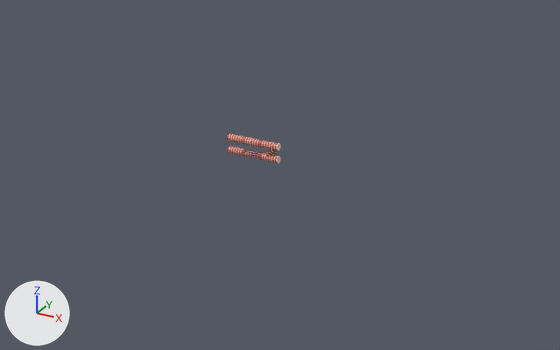
Renders of the glTF model public/models/cardiac.glb from each side of a commit.
One viewpoint serves both versions: a 50 mm camera at (42.3, -70.6, 33.5) aimed at (2.6, 1.5, -2.6). Arrows for +X, +Y and +Z are at lower left; the lights stay in place. The older version comes first. Where no turn or scale is listed for an object, it has been applied to the vertices.

Objects in the first picture: 'Cardiac muscle cells.002', 'Myofibrils' and 6 more.
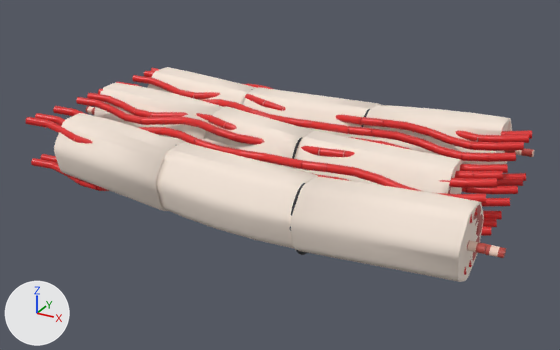
Not visible in the pictures: 'Cardiac muscle cells.010'.

Patch to the scene script:
```diff
--- a/public/models/cardiac.glb.py
+++ b/public/models/cardiac.glb.py
@@ ob_cardiac_muscle_cells_002 @@
 ob_cardiac_muscle_cells_002 = bpy.data.objects.new('Cardiac muscle cells.002', me_cardiac_muscle_cells_002)
-ob_cardiac_muscle_cells_002.location = (0.0, 0.0, 0.0)
-ob_cardiac_muscle_cells_002.scale = (1.1, 1.1, 1.1)
+ob_cardiac_muscle_cells_002.location = (-25.15, 3.28, -0.22)
+ob_cardiac_muscle_cells_002.scale = (2.44, 2.44, 2.44)
@@ ob_intercalated_discs_003 @@
 ob_intercalated_discs_003 = bpy.data.objects.new('Intercalated discs.003', me_intercalated_discs_003)
-ob_intercalated_discs_003.location = (1.1, -0.01, 1.5)
-ob_intercalated_discs_003.scale = (0.468, 0.468, 0.468)
+ob_intercalated_discs_003.location = (6.76, -0.92, -0.09)
+ob_intercalated_discs_003.scale = (3.66, 3.66, 3.66)
@@ ob_intercalated_discs_004 @@
 ob_intercalated_discs_004 = bpy.data.objects.new('Intercalated discs.004', me_intercalated_discs_004)
-ob_intercalated_discs_004.location = (-1.1, -0.01, 1.5)
-ob_intercalated_discs_004.scale = (0.468, 0.468, 0.468)
+ob_intercalated_discs_004.location = (12.47, -11.41, -0.09)
+ob_intercalated_discs_004.scale = (3.66, 3.66, 3.66)
@@ ob_myofibrils @@
-ob_myofibrils = bpy.data.objects.new('Myofibrils', me_myofibrils)
@@ ob_intercalated_discs_005 @@
+ob_intercalated_discs_005 = bpy.data.objects.new('Intercalated discs.005', me_intercalated_discs_tmp_004)  # 128 vertices, 232 faces; spans x -0.25..0.25, y -2.44..2.44, z -3.66..3.66; in mat_intercalated_disc (black #27272a)
+ob_intercalated_discs_005.location = (9.45, 11.27, -0.09)
@@ ob_endomysium @@
+ob_endomysium = bpy.data.objects.new('Endomysium', me_endomysium)  # 1937 vertices, 3955 faces; spans x -26.1..26.1, y -16.6..16.6, z -3.7..3.7; in mat_endomysium (pale yellow #f6e7da)
+ob_endomysium.location = (1.62, 2.16, -0.1)
@@ ob_cardiac_muscle_cells_014 @@
+ob_cardiac_muscle_cells_014 = bpy.data.objects.new('Cardiac muscle cells.014', me_cylinder_005)  # 215 vertices, 418 faces; spans x -2.44..2.44, y -0.42..0.42, z -0.55..0.55; in mat_cardiac_a_band (red #b4433a), mat_cardiac_i_band (beige #efcdbd)
+ob_cardiac_muscle_cells_014.location = (25.44, 16.0, -0.2)
@@ ob_cardiac_muscle_cells_013 @@
+ob_cardiac_muscle_cells_013 = bpy.data.objects.new('Cardiac muscle cells.013', me_cylinder_006)  # 218 vertices, 424 faces; spans x -2.44..2.44, y -0.54..0.54, z -0.41..0.41; in mat_cardiac_a_band (red #b4433a), mat_cardiac_i_band (beige #efcdbd)
+ob_cardiac_muscle_cells_013.location = (28.46, -9.58, 0.18)
@@ ob_cardiac_muscle_cells_012 @@
+ob_cardiac_muscle_cells_012 = bpy.data.objects.new('Cardiac muscle cells.012', me_cardiac_muscle_cells_tmp_008)  # 3413 vertices, 6998 faces; spans x -7.6..7.6, y -4.8..4.8, z -3.4..3.4; in mat_cardiac_a_band (red #b4433a), mat_cardiac_i_band (beige #efcdbd)
+ob_cardiac_muscle_cells_012.location = (17.07, 13.74, -0.09)
@@ ob_cardiac_muscle_cells_011 @@
+ob_cardiac_muscle_cells_011 = bpy.data.objects.new('Cardiac muscle cells.011', me_cardiac_muscle_cells_tmp_002)  # 3369 vertices, 6887 faces; spans x -7.6..7.6, y -4.3..4.3, z -3.4..3.4; in mat_cardiac_a_band (red #b4433a), mat_cardiac_i_band (beige #efcdbd)
+ob_cardiac_muscle_cells_011.location = (20.12, -9.61, -0.09)
@@ ob_cardiac_muscle_cells_010 @@
+ob_cardiac_muscle_cells_010 = bpy.data.objects.new('Cardiac muscle cells.010', me_cardiac_muscle_cells_tmp_005)  # 3836 vertices, 7992 faces; spans x -8.4..8.4, y -3.7..3.7, z -3.4..3.4; in mat_cardiac_a_band (red #b4433a), mat_cardiac_i_band (beige #efcdbd)
+ob_cardiac_muscle_cells_010.location = (15.18, 0.09, -0.09)
@@ ob_capillaries @@
+ob_capillaries = bpy.data.objects.new('Capillaries', me_capillaries)  # 8000 vertices, 8000 faces; spans x -26.3..26.3, y -12.8..12.8, z -3.4..3.4; in mat_capillary (red #dc2626)
+ob_capillaries.location = (1.63, 1.75, 0.02)
```

Boxes [x1, y1, x2, y2] around the edits, measured in the pictures (560 x 350 px):
'Endomysium', added (pale yellow)
    after: [54, 67, 512, 282]
'Capillaries', added
    after: [25, 68, 532, 275]
'Cardiac muscle cells.013', added
    after: [467, 240, 506, 258]
'Cardiac muscle cells.011', added (mostly hidden)
    after: [471, 205, 483, 266]
'Cardiac muscle cells.014', added
    after: [505, 148, 534, 157]
'Intercalated discs.004', moved, rescaled (not visible before)
    after: [290, 183, 307, 255]
'Cardiac muscle cells.002', moved, rescaled
    before: [244, 149, 263, 160]
    after: [86, 106, 95, 115]
'Myofibrils', deleted
    before: [244, 150, 261, 157]
'Intercalated discs.003', moved, rescaled (not visible before)
    after: [292, 137, 303, 159]
'Cardiac muscle cells.012', added (mostly hidden)
    after: [504, 121, 512, 164]
'Intercalated discs.005', added (mostly hidden)
    after: [361, 109, 370, 127]
